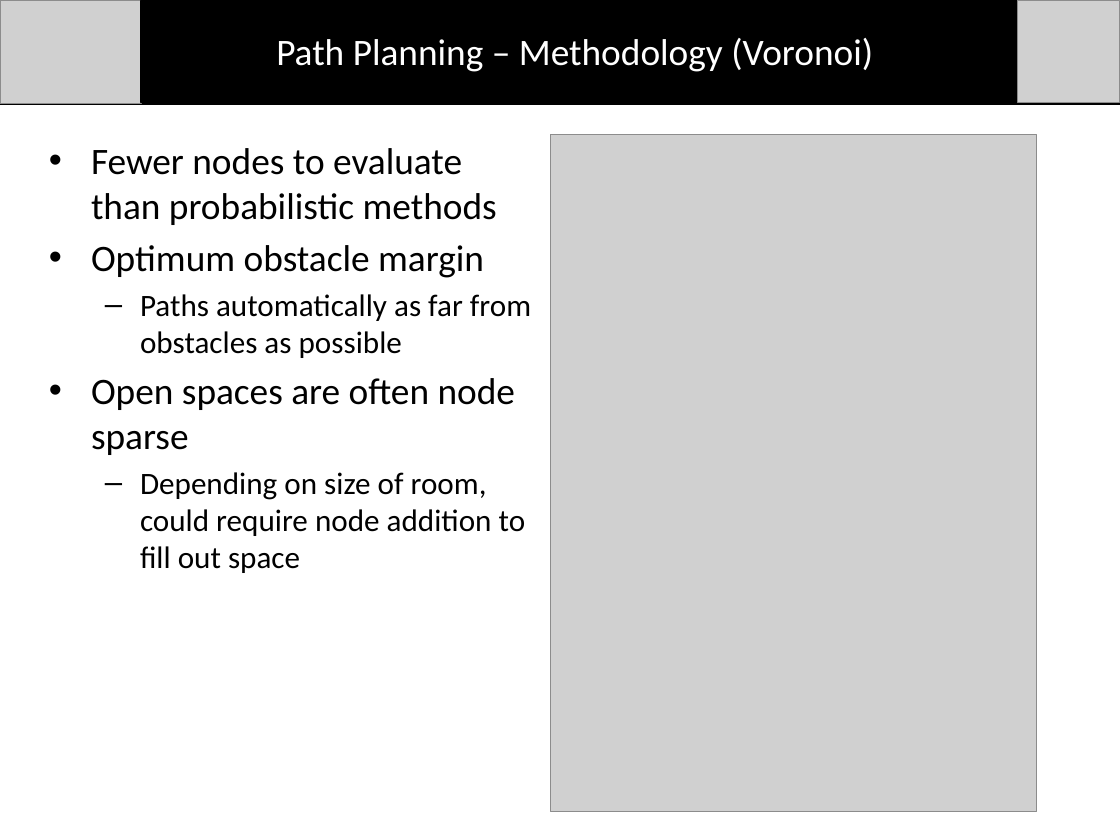
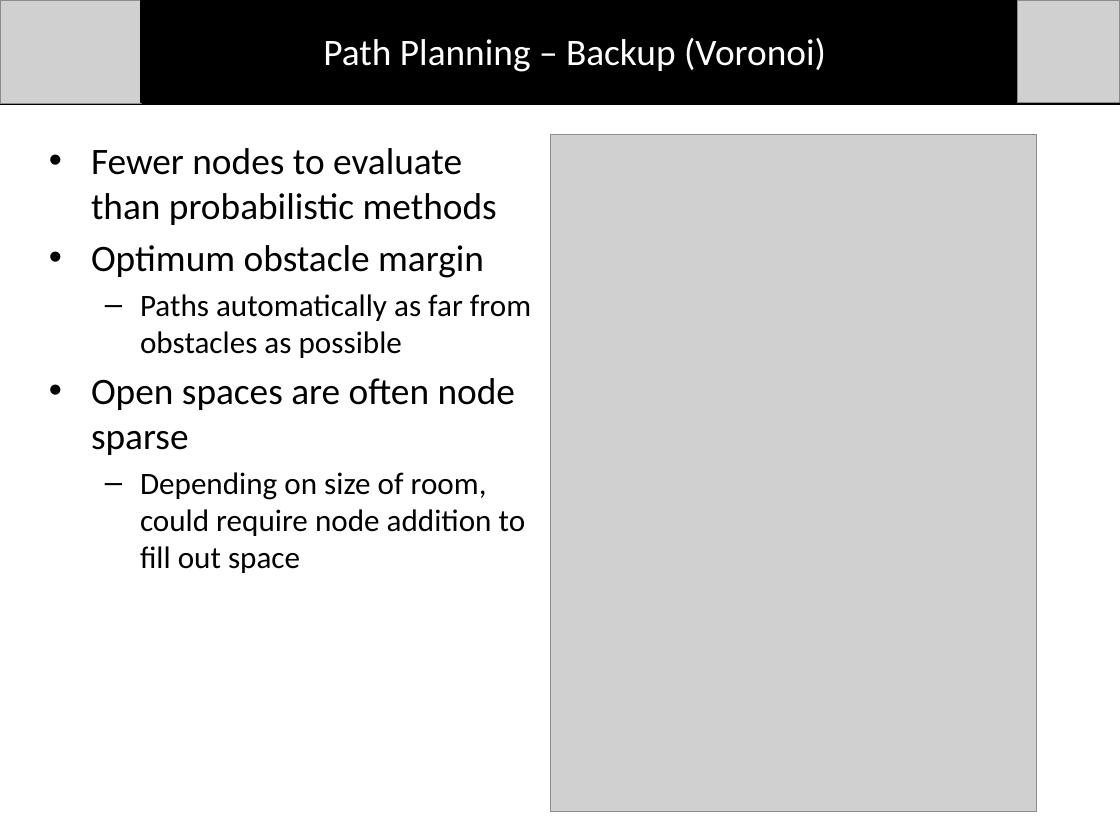
Before and after one commit to dtbinh/FlyNet, a slide deck: slide 15 of Presentations/CDR_Fall_2015/Individual_Slides/Bryce/PathPlanning.pptx (slide 12 before the commit). Drawn at 1120x840 pixels with LibreOffice and Linux fonts; fonts in the diff are those of the drawing; grey boxes stand for pictures. Boxes give left, top, right and bottom in pixels: in the first picture for what was removed or moved away, otherwise in the second. Text is boxed around its words. In the diff, an @@ line names an element or a change of style, - is before the commit and + after.

```diff
--- a/Presentations/CDR_Fall_2015/Individual_Slides/Bryce/PathPlanning.pptx
+++ b/Presentations/CDR_Fall_2015/Individual_Slides/Bryce/PathPlanning.pptx
@@ text at [323, 38, 826, 72]: text changed @@
-Path Planning – Methodology (Voronoi)
+Path Planning – Backup (Voronoi)
```
Also in this commit, not shown: 7 other slides changed.
